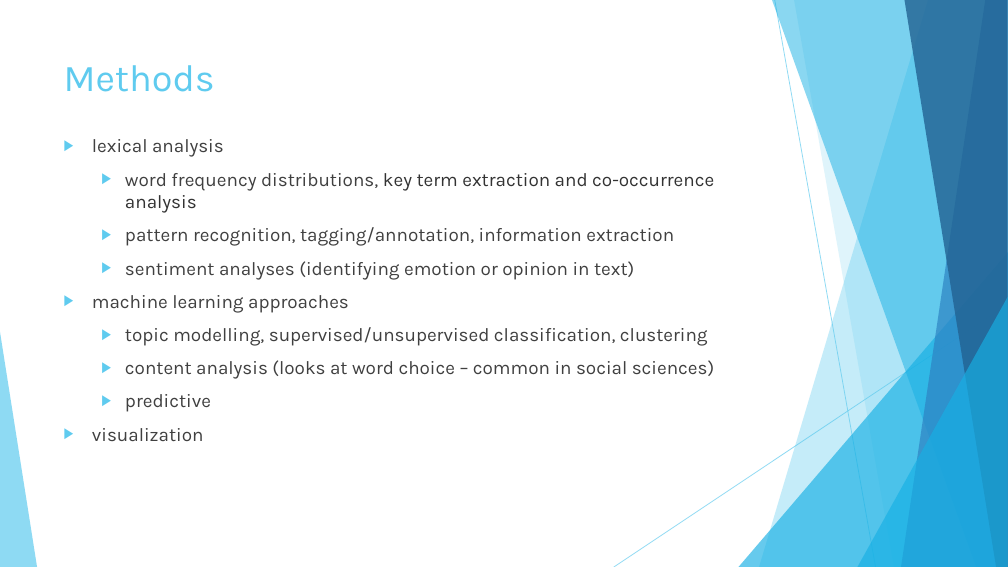
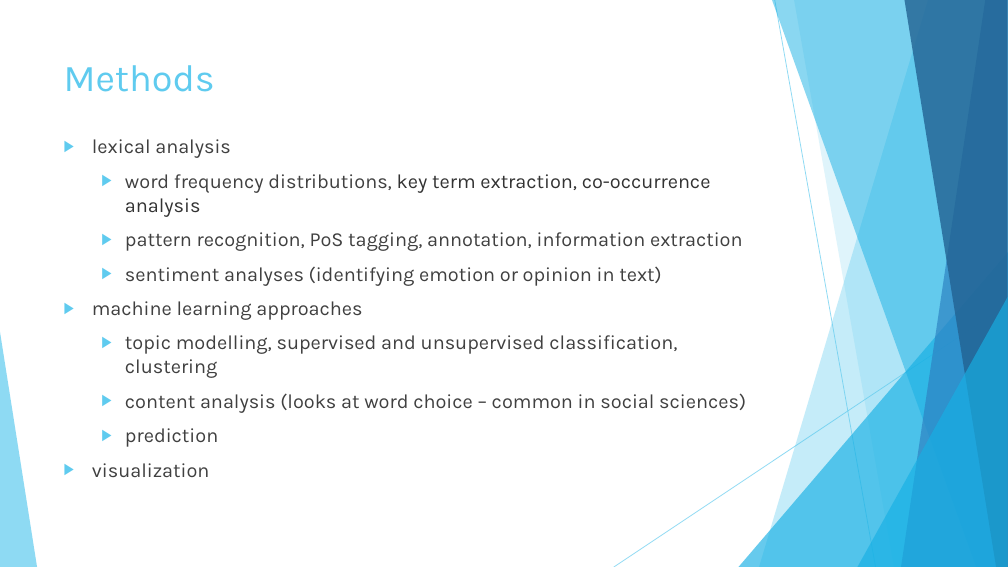
Before and after one commit to shellylac/TextMiningIntro_inR, a slide deck: slide 2 of Slides_Notes/TextTutorial_Slides.pptx. Drawn at 1008x567 pixels with LibreOffice and Linux fonts; fonts in the diff are those of the drawing. Boxes give left, top, right and bottom in pixels: in the first picture for what was removed or moved away, otherwise in the second. Text is boxed around its words. In the diff, an @@ line names an element or a change of style, - is before the commit and + after.

```diff
--- a/Slides_Notes/TextTutorial_Slides.pptx
+++ b/Slides_Notes/TextTutorial_Slides.pptx
@@ text at (92,139,746,477): size 18 to 19 pt in "lexical analysis", "sentiment analyses (identifying emotion or opinion in ...", "machine learning approaches", "content analysis (looks at word choice – ..." and 1 more places @@
@@ text at (125,174,743,251): text changed; size 18 to 19 pt @@
-  ▶ word frequency distributions, key term extraction and co-occurrence analysis
-  ▶ pattern recognition, tagging/annotation, information extraction
+  ▶ word frequency distributions, key term extraction, co-occurrence analysis
+  ▶ pattern recognition, PoS tagging, annotation, information extraction
@@ text at (125,335,677,378): text changed; size 18 to 19 pt @@
-  ▶ topic modelling, supervised/unsupervised classification, clustering
+  ▶ topic modelling, supervised and unsupervised classification, clustering
@@ text at (125,428,218,447): text changed; size 18 to 19 pt @@
-  ▶ predictive
+  ▶ prediction
```
Also in this commit, not shown: 8 other slides changed, 1 slide added, 1 slide removed.
